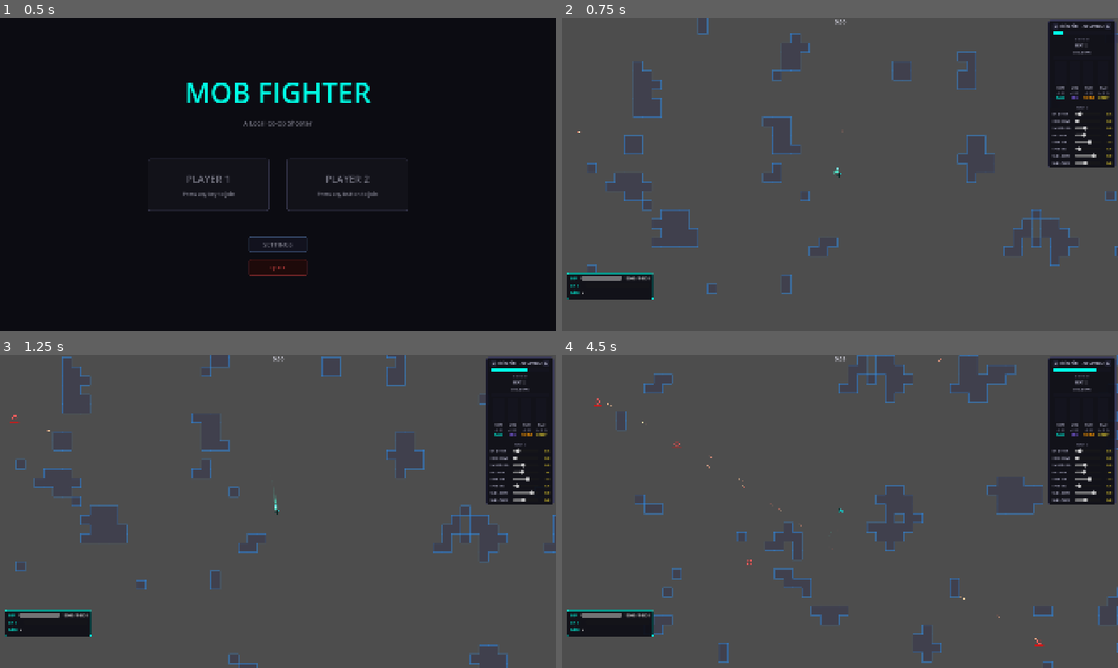
Above: before the commit, frames 1-4 (two rows, left to right).
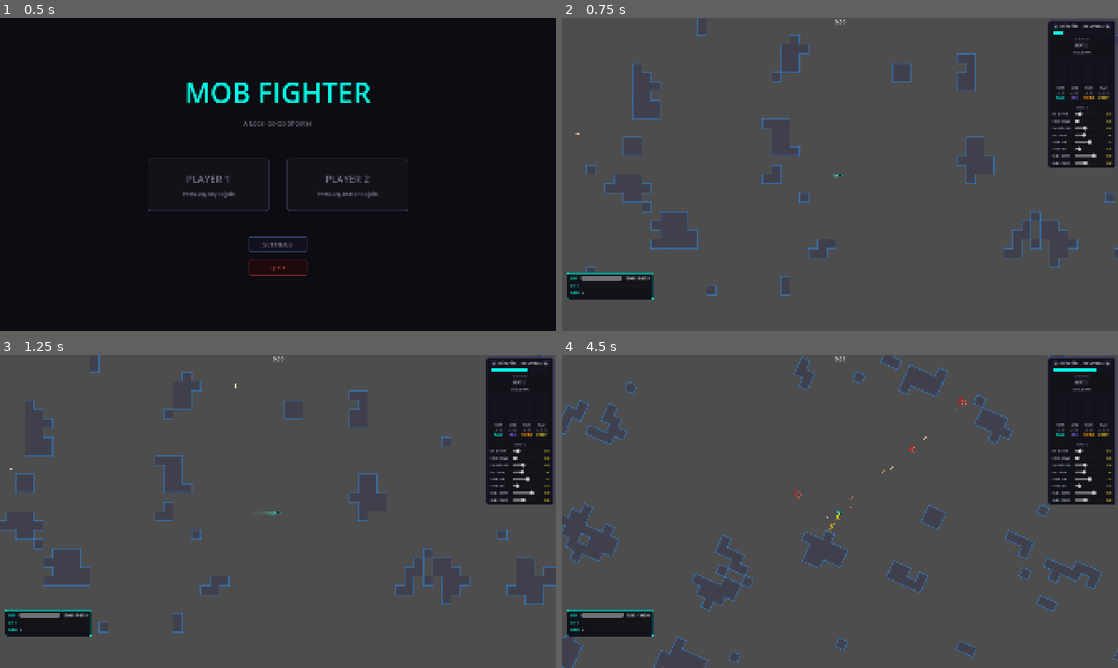
Above: after the commit, the same moments.

Repository: M-E-7/mob-fighter
Game: Godot game, scene res://Levels/MainMenu/MainMenu.tscn
Same seed, same stepped clock (60 frames per second), same inputs: the game is played once before the commit and once after it. Sound files missing from this copy of the repository are replaced by a short silence.
Inputs (mouse positions are in pixels of both pictures, inside the frame that each line leads up to):
- Up to frame 1 (0.5 s): no input
- Up to frame 2 (0.75 s): tap Enter at 0.5 s; move the mouse to (962, 158) at 0.52 s; press the mouse at (962, 158) at 0.53 s; hold Right (ui_right) from 0.53 s (still down)
- Up to frame 3 (1.25 s): keep holding Right (ui_right)
- Up to frame 4 (4.5 s): release Right (ui_right) at 1.25 s; release the mouse at (962, 495) at 1.25 s; drag from (728, 527) to (840, 511) at 1.27 s; move the mouse to (895, 442) at 2.02 s; hold Right (ui_right) 2.03-2.75 s; tap Ctrl at 2.1 s; click (895, 442) at 2.17 s; drag from (812, 574) to (689, 376) at 2.77 s; move the mouse to (1006, 558) at 3.52 s; press the mouse at (1006, 558) at 3.53 s; hold Left (ui_left) 3.53-4.25 s; release the mouse at (1006, 558) at 4.25 s; drag from (673, 464) to (745, 552) at 4.27 s

Frame 1 is identical in both runs. In frame 2, 2.5% of the frame differs, in the area x 2-100%, y 0-89%; in frame 3, 3.1%; in frame 4, 3.6%, in the area x 0-100%, y 0-100%.

Commit message:
Added relative camera system

Diff:
--- a/Autoloads/game_config.gd
+++ b/Autoloads/game_config.gd
@@ -12,6 +12,9 @@
 var hud_show_xp_pickup_text: bool = true
 var music_visuals_enabled: bool = true
 var show_music_visualizer: bool = true
+var camera_relative_mode: bool = true
+var mouse_sensitivity: float = 0.002
+var camera_smoothing: float = 30.0
 
 var result_kills_p1: int = 0
 var result_kills_p2: int = 0
--- a/Components/Scripts/player_input_component.gd
+++ b/Components/Scripts/player_input_component.gd
@@ -8,6 +8,8 @@
 @export_group("Settings")
 @export_range(1.0, 30.0, 0.5) var turn_speed: float = 8.0
 
+var relative_camera_angle: float = 0.0
+
 
 func _process(delta: float) -> void:
 	if not entity:
@@ -17,14 +19,16 @@
 	shoot_pressed = Input.is_action_pressed("shoot")
 	thrust_pressed = Input.is_action_pressed("thrust_forward")
 
-	var world_mouse: Vector2
-	if target_viewport:
-		var sv_mouse := target_viewport.get_mouse_position()
-		world_mouse = target_viewport.canvas_transform.affine_inverse() * sv_mouse
+	if GameConfig.camera_relative_mode:
+		entity.rotation += clamp(angle_difference(entity.rotation, relative_camera_angle), -turn_speed * delta, turn_speed * delta)
 	else:
-		world_mouse = entity.get_global_mouse_position()
-
-	var mouse_dir := (world_mouse - entity.global_position).normalized()
-	var target_angle := mouse_dir.angle() + PI / 2.0
-	entity.rotation += clamp(angle_difference(entity.rotation, target_angle), -turn_speed * delta, turn_speed * delta)
+		var world_mouse: Vector2
+		if target_viewport:
+			var sv_mouse := target_viewport.get_mouse_position()
+			world_mouse = target_viewport.canvas_transform.affine_inverse() * sv_mouse
+		else:
+			world_mouse = entity.get_global_mouse_position()
+		var mouse_dir := (world_mouse - entity.global_position).normalized()
+		var target_angle := mouse_dir.angle() + PI / 2.0
+		entity.rotation += clamp(angle_difference(entity.rotation, target_angle), -turn_speed * delta, turn_speed * delta)
 	aim_direction = Vector2.from_angle(entity.rotation - PI / 2.0)
--- a/Levels/LevelPrototype/basic_level.gd
+++ b/Levels/LevelPrototype/basic_level.gd
@@ -22,6 +22,9 @@
 var _hud: HUD
 var _pause_menu: PauseMenuUI
 var _game_over_shown: bool = false
+var _rel_cam_angle: float = 0.0
+var _display_cam_angle: float = 0.0
+var _input_comp_p1: PlayerInputComponent
 
 
 func _ready() -> void:
@@ -31,6 +34,7 @@
 
 	_camera_p1 = Camera2D.new()
 	_player1.add_child(_camera_p1)
+	_input_comp_p1 = _player1.get_node_or_null("PlayerInputComponent") as PlayerInputComponent
 
 	_level_up_ui.set("xp_component", _player1.get_node("XPComponent") as XPComponent)
 
@@ -61,6 +65,8 @@
 			rects.append(bg_p2)
 	vis.setup(rects, _proc_gen)
 
+	if GameConfig.camera_relative_mode:
+		Input.mouse_mode = Input.MOUSE_MODE_CAPTURED
 	MusicManager.start()
 
 	_proc_gen.level_generated.connect(_on_level_generated)
@@ -85,7 +91,16 @@
 	_level_up_ui.set("xp_component_p2", _player2.get_node("XPComponent") as XPComponent)
 
 
-func _process(_delta: float) -> void:
+func _process(delta: float) -> void:
+	if GameConfig.camera_relative_mode:
+		_camera_p1.ignore_rotation = false
+		_display_cam_angle = lerp_angle(_display_cam_angle, _rel_cam_angle, clamp(GameConfig.camera_smoothing * delta, 0.0, 1.0))
+		_camera_p1.global_rotation = _display_cam_angle
+		if _input_comp_p1:
+			_input_comp_p1.relative_camera_angle = _rel_cam_angle
+	else:
+		_camera_p1.ignore_rotation = true
+
 	if GameConfig.player_count == 2 and not _p2_dead and is_instance_valid(_player2):
 		_camera_p2.global_position = _player2.global_position
 
@@ -115,6 +130,9 @@
 
 
 func _unhandled_input(event: InputEvent) -> void:
+	if GameConfig.camera_relative_mode and event is InputEventMouseMotion:
+		_rel_cam_angle += (event as InputEventMouseMotion).relative.x * GameConfig.mouse_sensitivity
+		return
 	if event.is_action_pressed("ui_cancel") and not _game_over_shown:
 		_pause_game()
 
@@ -125,17 +143,21 @@
 		add_child(_pause_menu)
 		_pause_menu.resume_requested.connect(_resume_game)
 	_pause_menu.visible = true
+	Input.mouse_mode = Input.MOUSE_MODE_VISIBLE
 	get_tree().paused = true
 
 
 func _resume_game() -> void:
 	get_tree().paused = false
+	if GameConfig.camera_relative_mode:
+		Input.mouse_mode = Input.MOUSE_MODE_CAPTURED
 	if is_instance_valid(_pause_menu):
 		_pause_menu.visible = false
 
 
 func _show_game_over() -> void:
 	_game_over_shown = true
+	Input.mouse_mode = Input.MOUSE_MODE_VISIBLE
 	MusicManager.stop()
 	GameConfig.result_kills_p1 = _hud.get_kills(1)
 	GameConfig.result_kills_p2 = _hud.get_kills(2)
--- a/Levels/Settings/Settings.tscn
+++ b/Levels/Settings/Settings.tscn
@@ -142,6 +142,60 @@
 [node name="MusicVisualizerToggle" type="CheckButton" parent="CenterContainer/VBox/TogglesPanel/TogglesVBox/MusicVisualizerRow"]
 layout_mode = 2
 
+[node name="CameraRow" type="HBoxContainer" parent="CenterContainer/VBox/TogglesPanel/TogglesVBox"]
+
+[node name="CameraLabel" type="Label" parent="CenterContainer/VBox/TogglesPanel/TogglesVBox/CameraRow"]
+layout_mode = 2
+size_flags_horizontal = 3
+text = "Relative Camera"
+
+[node name="CameraToggle" type="CheckButton" parent="CenterContainer/VBox/TogglesPanel/TogglesVBox/CameraRow"]
+layout_mode = 2
+
+[node name="SensitivityRow" type="HBoxContainer" parent="CenterContainer/VBox/TogglesPanel/TogglesVBox"]
+
+[node name="SensitivityLabel" type="Label" parent="CenterContainer/VBox/TogglesPanel/TogglesVBox/SensitivityRow"]
+layout_mode = 2
+size_flags_horizontal = 3
+text = "Mouse Sensitivity"
+
+[node name="SensitivitySlider" type="HSlider" parent="CenterContainer/VBox/TogglesPanel/TogglesVBox/SensitivityRow"]
+layout_mode = 2
+size_flags_horizontal = 3
+custom_minimum_size = Vector2(120, 0)
+min_value = 1.0
+max_value = 30.0
+step = 1.0
+value = 2.0
+
+[node name="SensitivityValueLabel" type="Label" parent="CenterContainer/VBox/TogglesPanel/TogglesVBox/SensitivityRow"]
+layout_mode = 2
+custom_minimum_size = Vector2(32, 0)
+text = "2"
+horizontal_alignment = 2
+
+[node name="SmoothingRow" type="HBoxContainer" parent="CenterContainer/VBox/TogglesPanel/TogglesVBox"]
+
+[node name="SmoothingLabel" type="Label" parent="CenterContainer/VBox/TogglesPanel/TogglesVBox/SmoothingRow"]
+layout_mode = 2
+size_flags_horizontal = 3
+text = "Camera Smoothing"
+
+[node name="SmoothingSlider" type="HSlider" parent="CenterContainer/VBox/TogglesPanel/TogglesVBox/SmoothingRow"]
+layout_mode = 2
+size_flags_horizontal = 3
+custom_minimum_size = Vector2(120, 0)
+min_value = 1.0
+max_value = 30.0
+step = 1.0
+value = 30.0
+
+[node name="SmoothingValueLabel" type="Label" parent="CenterContainer/VBox/TogglesPanel/TogglesVBox/SmoothingRow"]
+layout_mode = 2
+custom_minimum_size = Vector2(32, 0)
+text = "30"
+horizontal_alignment = 2
+
 [node name="Spacer2" type="Control" parent="CenterContainer/VBox"]
 custom_minimum_size = Vector2(0, 40)
 
--- a/Levels/Settings/settings.gd
+++ b/Levels/Settings/settings.gd
@@ -19,6 +19,11 @@
 @onready var _xp_pickup_toggle: CheckButton = $CenterContainer/VBox/TogglesPanel/TogglesVBox/XPPickupRow/XPPickupToggle
 @onready var _music_visuals_toggle: CheckButton = $CenterContainer/VBox/TogglesPanel/TogglesVBox/MusicVisualsRow/MusicVisualsToggle
 @onready var _music_visualizer_toggle: CheckButton = $CenterContainer/VBox/TogglesPanel/TogglesVBox/MusicVisualizerRow/MusicVisualizerToggle
+@onready var _camera_toggle: CheckButton = $CenterContainer/VBox/TogglesPanel/TogglesVBox/CameraRow/CameraToggle
+@onready var _sensitivity_slider: HSlider = $CenterContainer/VBox/TogglesPanel/TogglesVBox/SensitivityRow/SensitivitySlider
+@onready var _sensitivity_value_label: Label = $CenterContainer/VBox/TogglesPanel/TogglesVBox/SensitivityRow/SensitivityValueLabel
+@onready var _smoothing_slider: HSlider = $CenterContainer/VBox/TogglesPanel/TogglesVBox/SmoothingRow/SmoothingSlider
+@onready var _smoothing_value_label: Label = $CenterContainer/VBox/TogglesPanel/TogglesVBox/SmoothingRow/SmoothingValueLabel
 @onready var _advanced_button: Button = $CenterContainer/VBox/AdvancedButton
 @onready var _back_button: Button = $CenterContainer/VBox/BackButton
 
@@ -47,6 +52,20 @@
 	_xp_pickup_toggle.toggled.connect(func(v: bool) -> void: GameConfig.hud_show_xp_pickup_text = v)
 	_music_visuals_toggle.toggled.connect(func(v: bool) -> void: GameConfig.music_visuals_enabled = v)
 	_music_visualizer_toggle.toggled.connect(func(v: bool) -> void: GameConfig.show_music_visualizer = v)
+	_camera_toggle.button_pressed = GameConfig.camera_relative_mode
+	_camera_toggle.toggled.connect(func(v: bool) -> void: GameConfig.camera_relative_mode = v)
+	_sensitivity_slider.value = GameConfig.mouse_sensitivity * 1000.0
+	_sensitivity_value_label.text = str(int(_sensitivity_slider.value))
+	_sensitivity_slider.value_changed.connect(func(v: float) -> void:
+		GameConfig.mouse_sensitivity = v / 1000.0
+		_sensitivity_value_label.text = str(int(v))
+	)
+	_smoothing_slider.value = GameConfig.camera_smoothing
+	_smoothing_value_label.text = str(int(_smoothing_slider.value))
+	_smoothing_slider.value_changed.connect(func(v: float) -> void:
+		GameConfig.camera_smoothing = v
+		_smoothing_value_label.text = str(int(v))
+	)
 	_advanced_button.pressed.connect(_on_advanced_pressed)
 	_back_button.pressed.connect(_on_back_pressed)
 
Not shown, changed: CLAUDE.md
